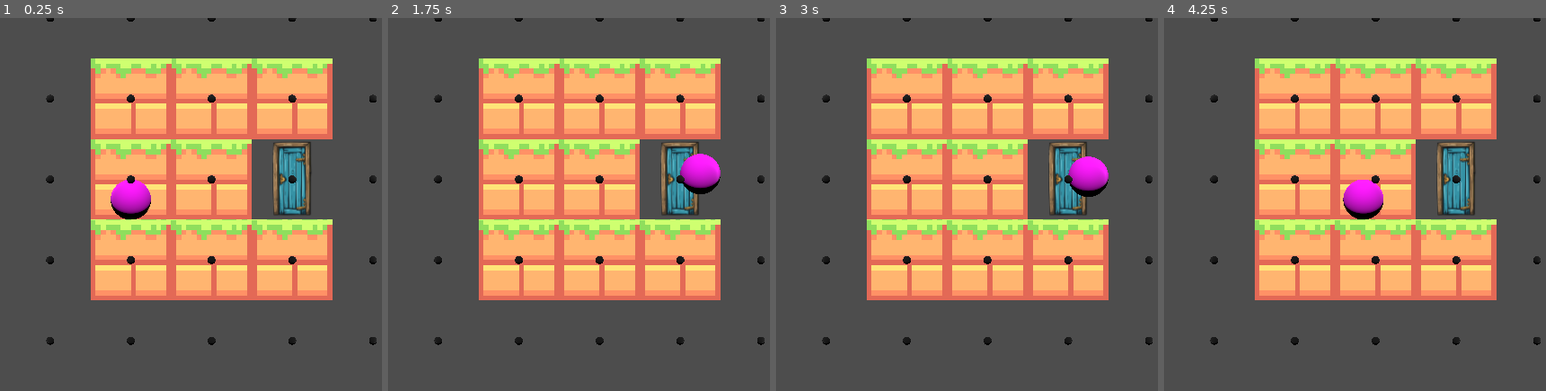
Above: before the commit, frames 1-4 (left to right).
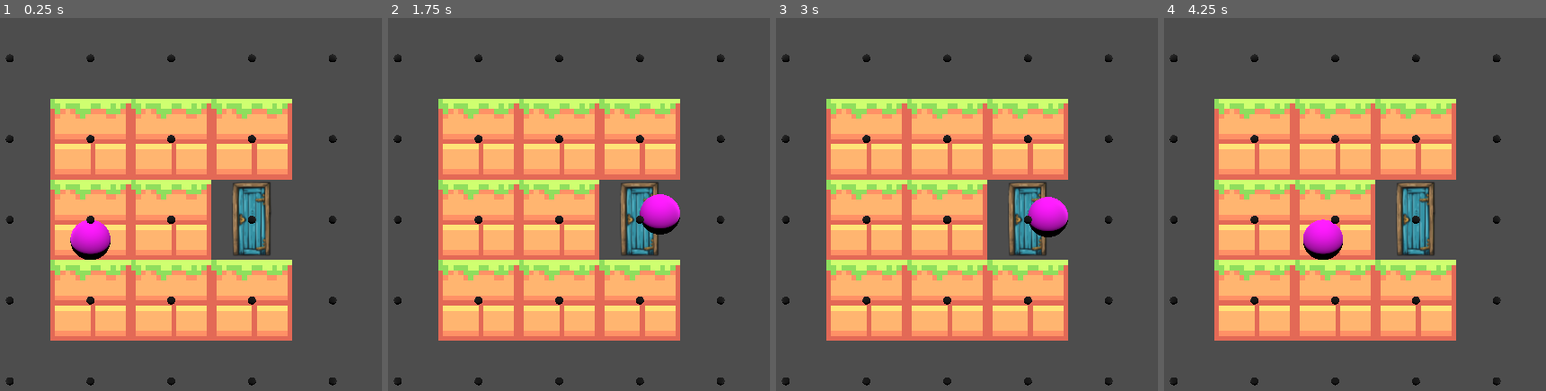
Above: after the commit, the same moments.

Repository: MagnusLucas/Fez-like
Game: Godot game, scene res://game.tscn
Same seed, same stepped clock (60 frames per second), same inputs: the game is played once before the commit and once after it.
Inputs:
- Up to frame 1 (0.25 s): no input
- Up to frame 2 (1.75 s): tap Enter at 0.5 s; hold D (go_right) 0.53-1.28 s; tap Space (jump) at 0.77, 1.52 s; hold S (rotate_down) from 1.28 s (still down)
- Up to frame 3 (3 s): release S (rotate_down) at 2.03 s; hold D (go_right) 2.03-2.78 s; tap Space (jump) at 2.75 s; hold W (rotate_up) from 2.78 s (still down)
- Up to frame 4 (4.25 s): tap Space (jump) at 3.02, 3.77 s; release W (rotate_up) at 3.53 s; hold A (go_left) from 3.53 s (still down)

The runs differ from the first frame. In frame 1, 47% of the frame differs, in the area x 1-99%, y 0-99%; in frame 2, 47%; in frame 3, 47%; in frame 4, 47%.

Commit message:
Got rid of the node configuration warning

Diff:
--- a/Map/map.tscn
+++ b/Map/map.tscn
@@ -5,9 +5,11 @@
 [ext_resource type="Script" uid="uid://sbliytswwjwo" path="res://camera.gd" id="3_6yc6o"]
 
 [node name="Map" type="GridMap"]
-transform = Transform3D(1, 0, 0, 0, 1, 0, 0, 0, 1, -0.5, -0.5, -0.5)
 mesh_library = ExtResource("1_c7s6e")
 cell_size = Vector3(1, 1, 1)
+cell_center_x = false
+cell_center_y = false
+cell_center_z = false
 data = {
 "cells": PackedInt32Array(65534, 65534, 1, 65535, 65534, 1, 0, 65534, 1, 1, 65534, 1, 2, 65534, 1, 2, 65535, 1, 2, 0, 1 …(1704 unchanged characters)…
 }
